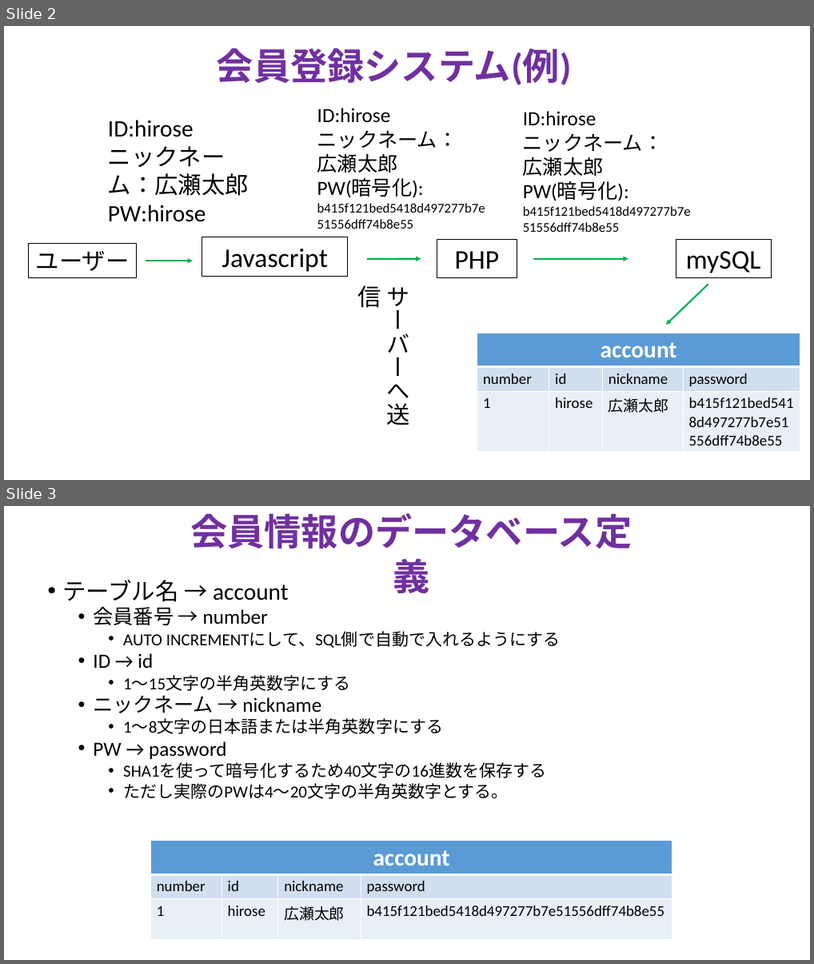
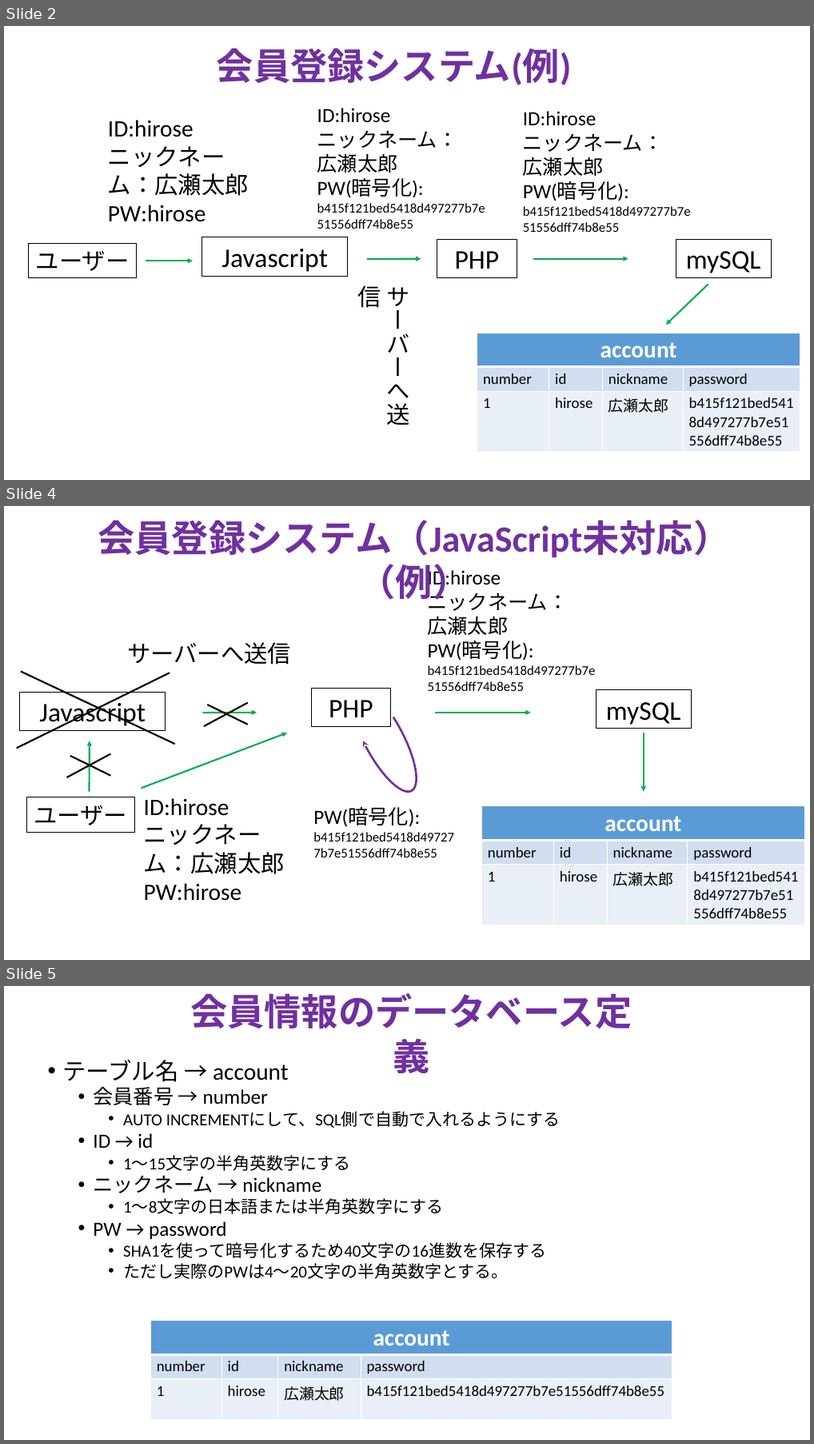
Before and after one commit to TakanoriOnuma/WebApplication, a slide deck: design/Webアプリケーションシステム.pptx. Shown one above the other, each under a label of ours: slides 2 and 3 before the commit, slides 2, 4 and 5 after it; the slides between them are not shown. The pictures are 814x964 and 814x1444 pixels, drawn with LibreOffice and Linux fonts; fonts in the diff are those of the drawing. Boxes give left, top, right and bottom in pixels: in the first picture for what was removed or moved away, otherwise in the second. Text is boxed around its words. In the diff, an @@ line names an element or a change of style, - is before the commit and + after.

Commit message:
JavaScriptでフォーム送信が出来なかったときの対応を書いた
JavaScriptでフォーム送信をするのは思っていたよりも難しく、
また古いブラウザだと対応していない場合がある。
更に低級な処理を行うと出来なくはないらしいが、そんな無理してやる必要はないため、
PHP側でも暗号化して処理をするようなシステムを考案した。

```diff
--- a/design/Webアプリケーションシステム.pptx
+++ b/design/Webアプリケーションシステム.pptx
@@ slide 4 added at box(4, 506, 810, 960), background #FFFFFF @@
@@ text added at box(98, 520, 731, 558), 44 pt, text #7030A0, bold @@
+会員登録システム（JavaScript未対応）（例）
@@ text added at box(428, 568, 569, 660), 16 pt, text #000000 @@
+ID:hirose
+ニックネーム：
+広瀬太郎
+PW(暗号化):
+b415f121bed5418d497277b7e51556dff74b8e55
@@ text added at box(127, 642, 291, 664), 28 pt, text #000000 @@
+サーバーへ送信
@@ line added from (170, 672) to (17, 748), #000000 2 pt @@
@@ line added from (21, 671) to (175, 744), #000000 2 pt @@
@@ rectangle added at box(20, 692, 165, 731), outline #000000 0.75 pt, 32 pt, text #000000 @@
+Javascript
@@ rectangle added at box(311, 688, 391, 727), outline #000000 0.75 pt, 32 pt, text #000000 @@
+PHP
@@ arc (boxed as its full ellipse) added at box(339, 677, 429, 800), outline #7030A0 2.5 pt @@
@@ rectangle added at box(596, 690, 691, 728), outline #000000 0.75 pt, 32 pt, text #000000 @@
+mySQL
@@ arrow added from (203, 712) to (257, 712), #00B050 2 pt @@
@@ line added from (248, 703) to (204, 726), #000000 2 pt @@
@@ line added from (207, 704) to (248, 724), #000000 2 pt @@
@@ arrow added from (436, 712) to (531, 712), #00B050 2 pt @@
@@ arrow added from (90, 792) to (90, 740), #00B050 2 pt @@
@@ arrow added from (142, 788) to (287, 733), #00B050 2 pt @@
@@ arrow added from (644, 733) to (644, 792), #00B050 2 pt @@
@@ line added from (110, 753) to (67, 777), #000000 2 pt @@
@@ line added from (70, 756) to (110, 776), #000000 2 pt @@
@@ rectangle added at box(26, 797, 134, 832), outline #000000 0.75 pt, 28 pt, text #000000 @@
+ユーザー
@@ text added at box(144, 798, 285, 900), 28 pt, text #000000 @@
+ID:hirose
+ニックネーム：広瀬太郎
+PW:hirose
@@ text added at box(314, 807, 420, 827), 16 pt, text #000000 @@
+PW(暗号化):
+b415f121bed5418d497277b7e51556dff74b8e55
@@ table added at box(482, 806, 805, 925), 3 rows, 4 columns @@
+account |  |  | 
+number | id | nickname | password
+1 | hirose | 広瀬太郎 | b415f121bed5418d497277b7e51556dff74b8e55
@@ what was slide 3 is now slide 5 @@
```
Also in this commit, not shown: 3 other slides added.
